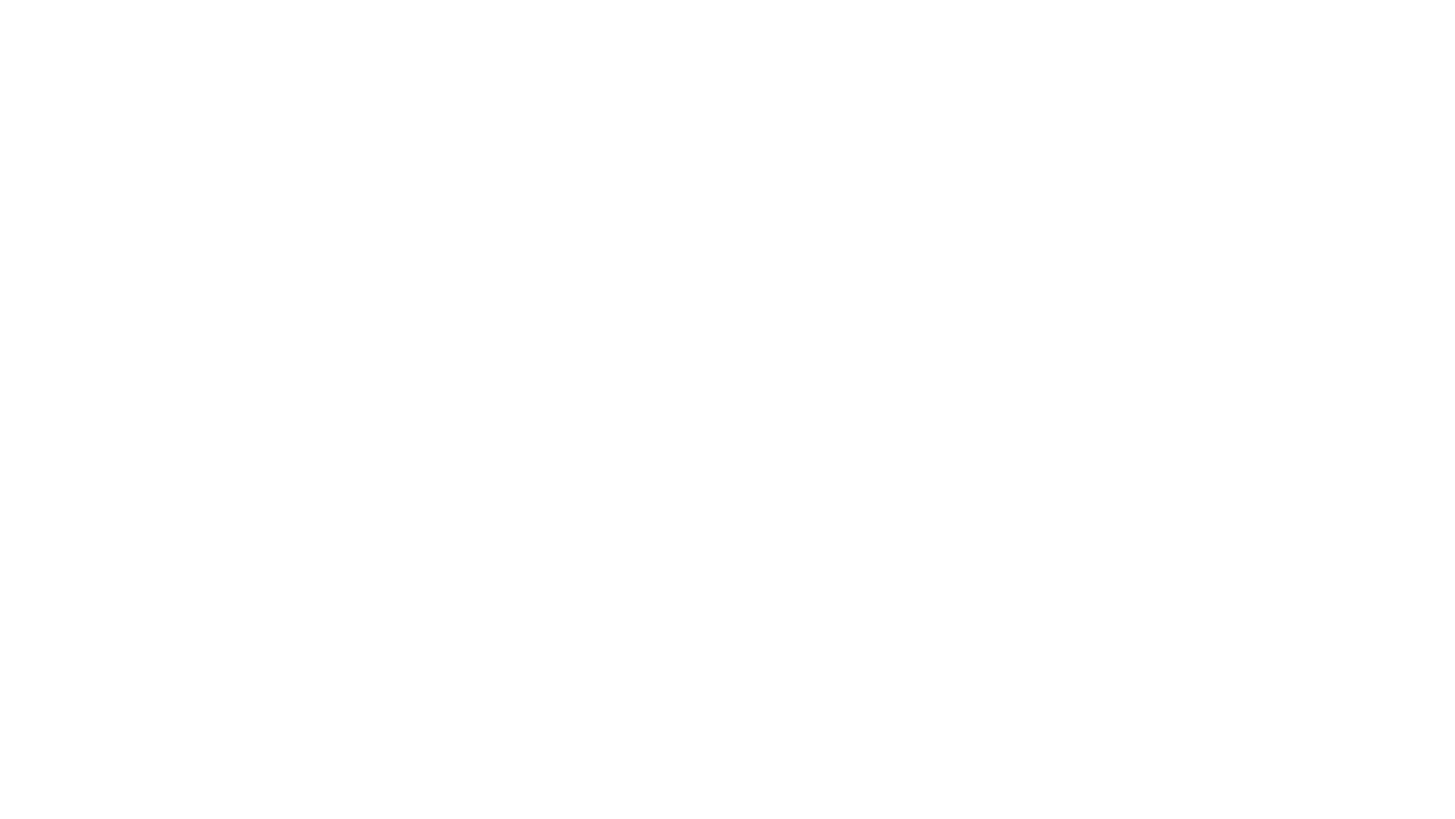
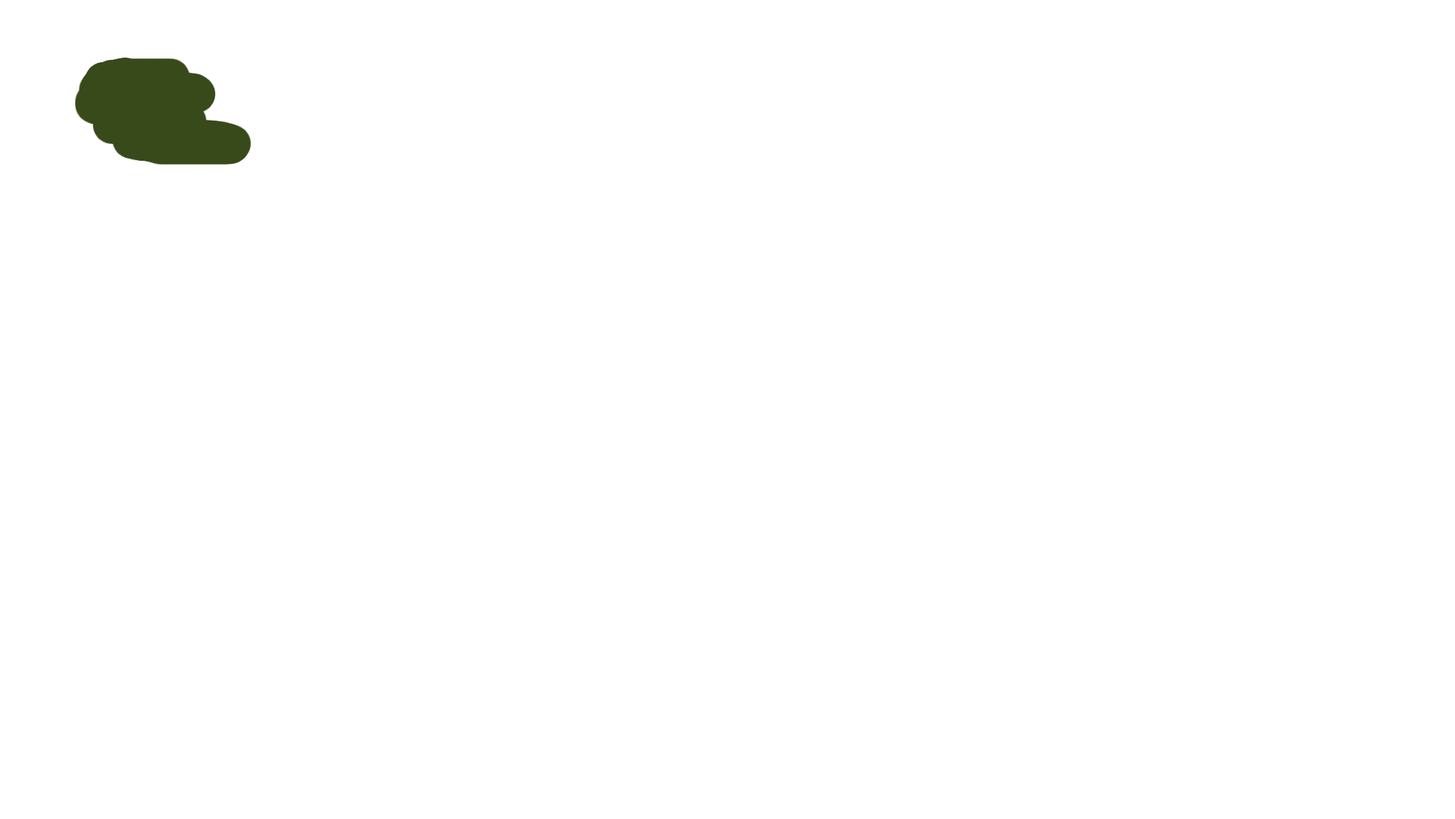
Layered file, before and after one edit (w=1455, h=819). Changes by layer:
painted on "Layer" over [75, 57, 251, 165]
